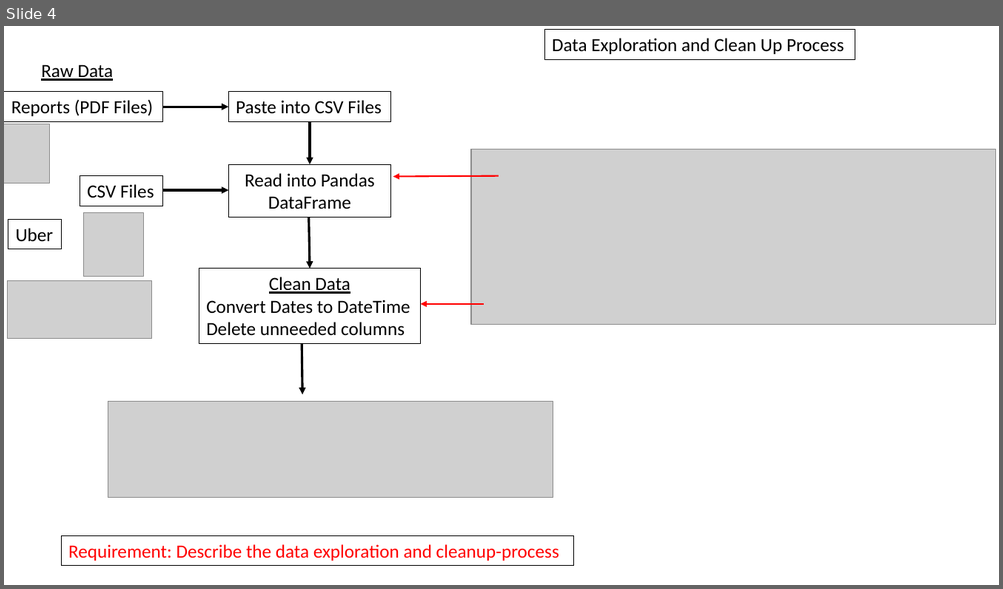
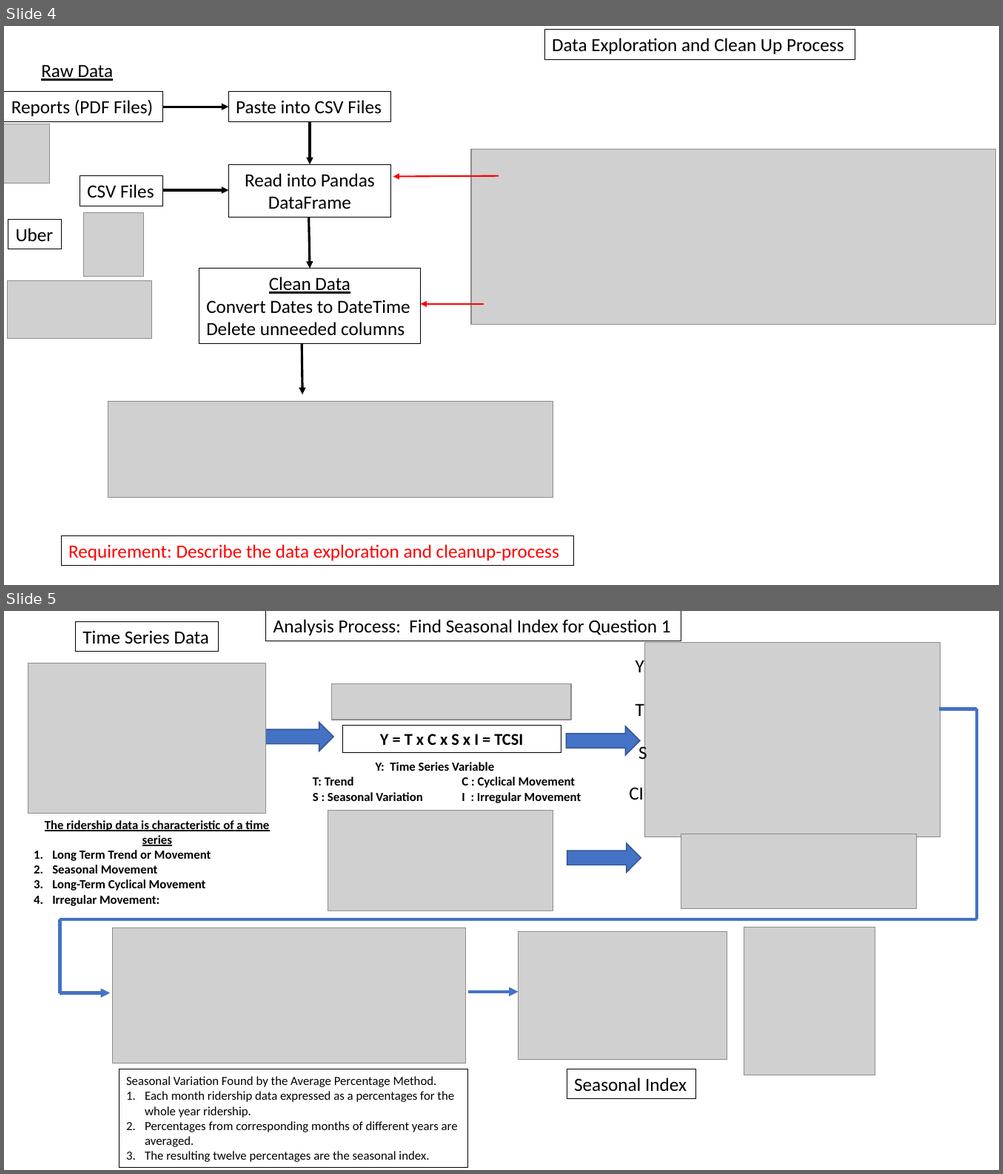
Before and after one commit to yegorkryukov/dc_public_transport, a slide deck: Report/Class_presentation_ver2 annotated.pptx. Shown one above the other, each under a label of ours: slide 4 before the commit, slides 4 and 5 after it. The pictures are 1003x589 and 1003x1174 pixels, drawn with LibreOffice and Linux fonts; fonts in the diff are those of the drawing; grey boxes stand for pictures. Boxes give left, top, right and bottom in pixels: in the first picture for what was removed or moved away, otherwise in the second. Text is boxed around its words. In the diff, an @@ line names an element or a change of style, - is before the commit and + after.

Commit message:
Updated Presentation

```diff
--- a/Report/Class_presentation_ver2 annotated.pptx
+++ b/Report/Class_presentation_ver2 annotated.pptx
@@ slide 5 added at <box>4,611,999,1170</box>, background #FFFFFF @@
@@ rectangle added at <box>76,621,218,651</box>, outline #000000 0.75 pt, 18 pt, text #000000 @@
+Time Series Data
@@ rectangle added at <box>266,611,680,641</box>, outline #000000 0.75 pt, 18 pt, text #000000 @@
+Analysis Process: Find Seasonal Index for Question 1
@@ picture added at <box>645,642,939,837</box> @@
@@ picture added at <box>28,664,266,813</box> @@
@@ text added at <box>635,660,644,672</box>, 18 pt, text #000000 @@
+Y
@@ picture added at <box>331,684,570,720</box> @@
@@ text added at <box>635,703,644,716</box>, 18 pt, text #000000 @@
+T
@@ line added from (939, 709) to (976, 709), #4472C4 3 pt @@
@@ line added from (976, 709) to (976, 920), #4472C4 3 pt @@
@@ right arrow added at <box>260,722,334,752</box>, fill #4472C4, outline #325491 1 pt @@
@@ rectangle added at <box>343,725,561,753</box>, outline #000000 0.75 pt, 16 pt, text #000000, bold @@
+Y = T x C x S x I = TCSI
@@ right arrow added at <box>566,726,640,756</box>, fill #4472C4, outline #325491 1 pt @@
@@ text added at <box>313,762,581,803</box>, 12 pt, text #000000, bold @@
+Y: Time Series Variable
+T: Trend C : Cyclical Movement
+S : Seasonal Variation I : Irregular Movement
@@ text added at <box>638,744,647,764</box>, 18 pt, text #000000 @@
+S
@@ text added at <box>629,787,643,800</box>, 18 pt, text #000000 @@
+CI
@@ picture added at <box>328,810,553,911</box> @@
@@ text added at <box>45,820,269,906</box>, 12 pt, text #000000, bold @@
+The ridership data is characteristic of a time series
+1. Long Term Trend or Movement
+2. Seasonal Movement
+3. Long-Term Cyclical Movement
+4. Irregular Movement:
@@ right arrow added at <box>566,844,640,873</box>, fill #4472C4, outline #325491 1 pt @@
@@ picture added at <box>680,834,916,909</box> @@
@@ line added from (976, 920) to (60, 920), #4472C4 3 pt @@
@@ line added from (60, 920) to (60, 994), #4472C4 3 pt @@
@@ picture added at <box>112,929,466,1064</box> @@
@@ picture added at <box>518,932,726,1060</box> @@
@@ picture added at <box>743,927,874,1075</box> @@
@@ arrow added from (60, 994) to (110, 994), #4472C4 3 pt @@
@@ arrow added from (468, 992) to (518, 992), #4472C4 3 pt @@
@@ rectangle added at <box>119,1070,468,1167</box>, outline #000000 0.75 pt, 12 pt, text #000000 @@
+Seasonal Variation Found by the Average Percentage Method.
+1. Each month ridership data expressed as a percentages for the whole year ridership.
+2. Percentages from corresponding months of different years are averaged.
+3. The resulting twelve percentages are the seasonal index.
@@ rectangle added at <box>566,1069,696,1099</box>, outline #000000 0.75 pt, 18 pt, text #000000 @@
+Seasonal Index
```
